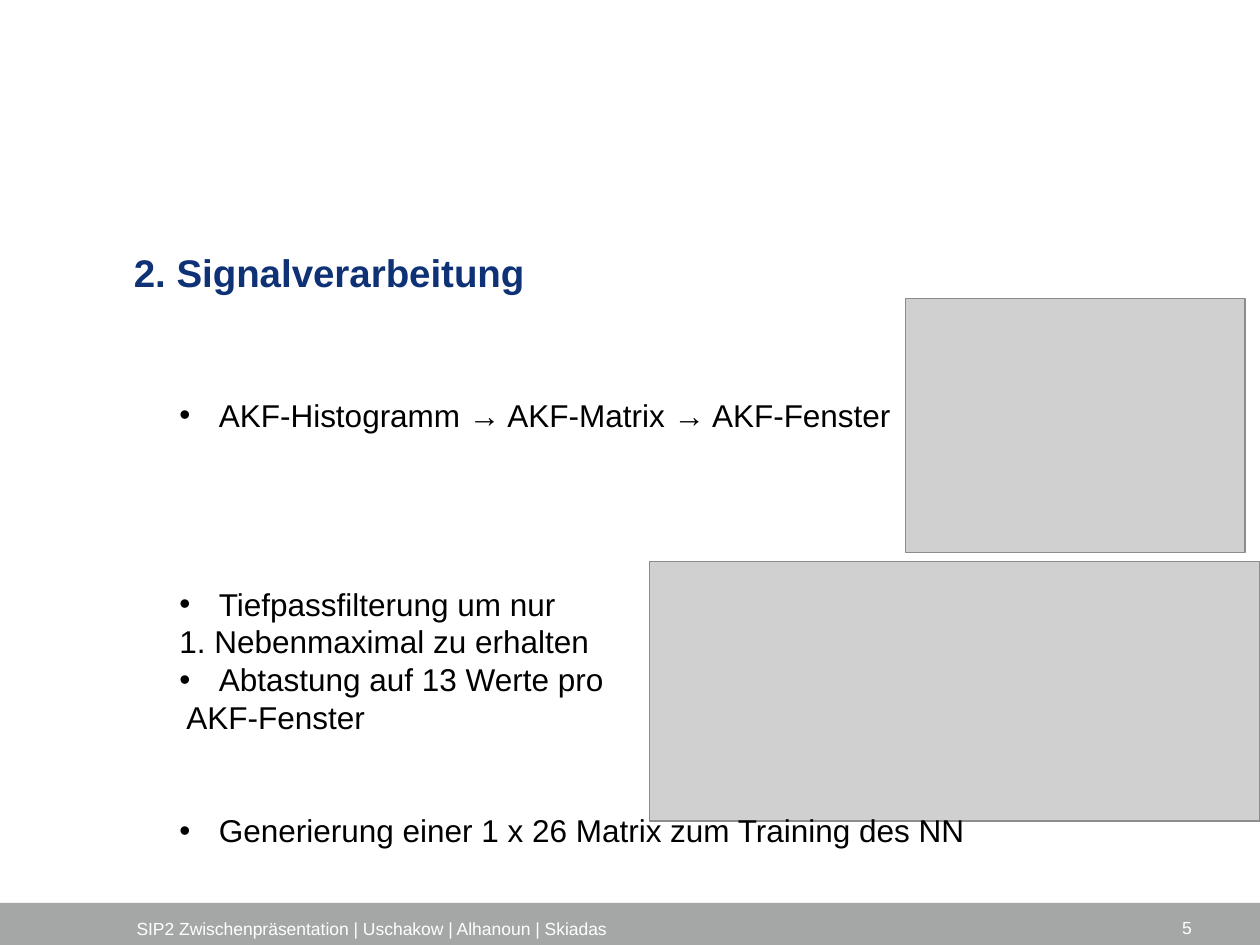
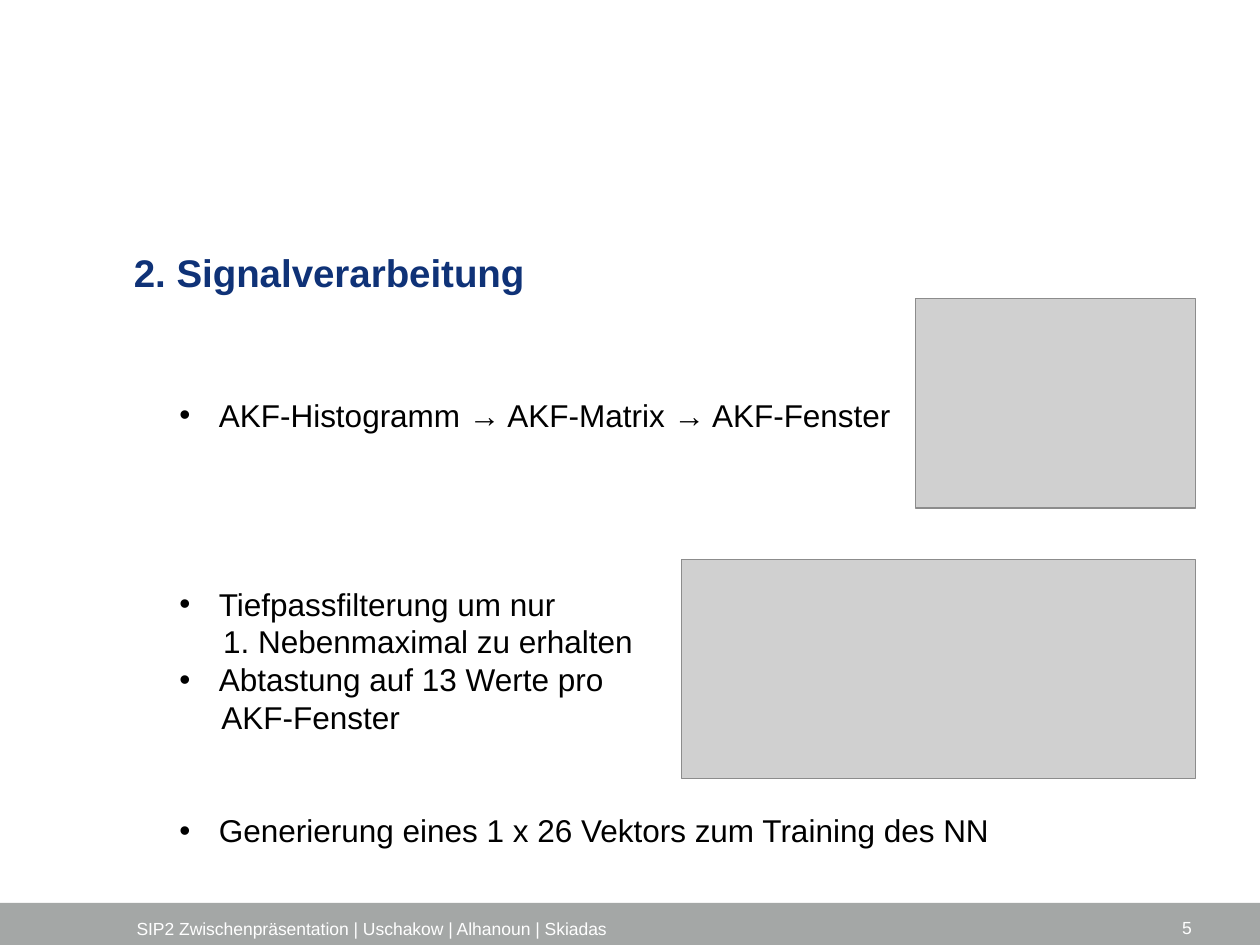
Before and after one commit to Edwardha92/SIP2, a slide deck: slide 5 of docs/final_documentation/Präsi_vonAlexgeändert.pptx. Drawn at 1260x945 pixels with LibreOffice and Linux fonts; fonts in the diff are those of the drawing; grey boxes stand for pictures; background and template pictures are left out. Boxes give left, top, right and bottom in pixels: in the first picture for what was removed or moved away, otherwise in the second. Text is boxed around its words. In the diff, an @@ line names an element or a change of style, - is before the commit and + after.

```diff
--- a/docs/final_documentation/Präsi_vonAlexgeändert.pptx
+++ b/docs/final_documentation/Präsi_vonAlexgeändert.pptx
@@ picture: place and size @@
-picture at (906,299,1245,553)
+picture at (916,299,1196,508)
@@ picture: place and size @@
-picture at (650,562,1260,822)
+picture at (682,559,1196,777)
@@ text at (219,819,988,848): text changed @@
-  • Generierung einer 1 x 26 Matrix zum Training des NN
+  • Generierung eines 1 x 26 Vektors zum Training des NN
```
Also in this commit, not shown: 6 other slides changed, 1 slide added, 1 other file.
